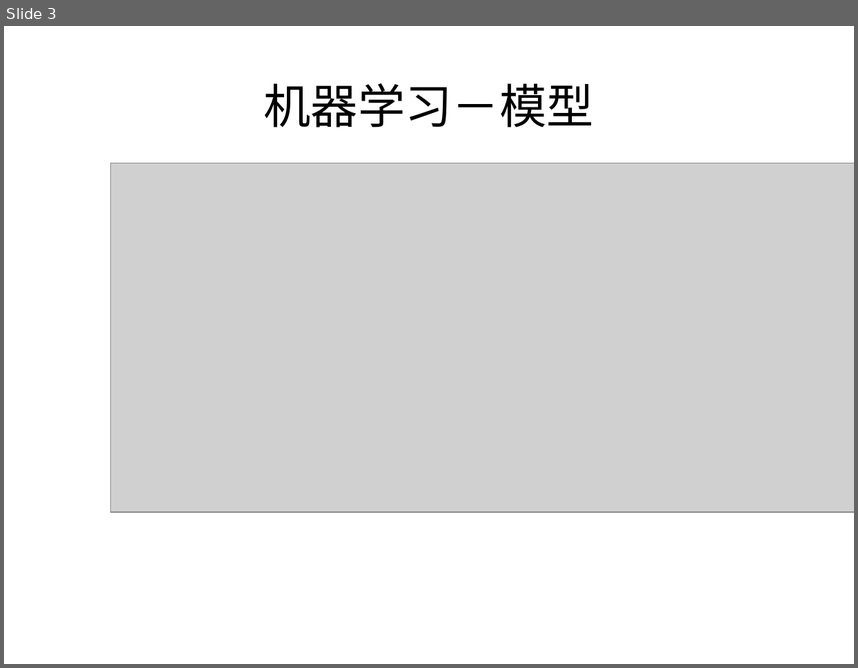
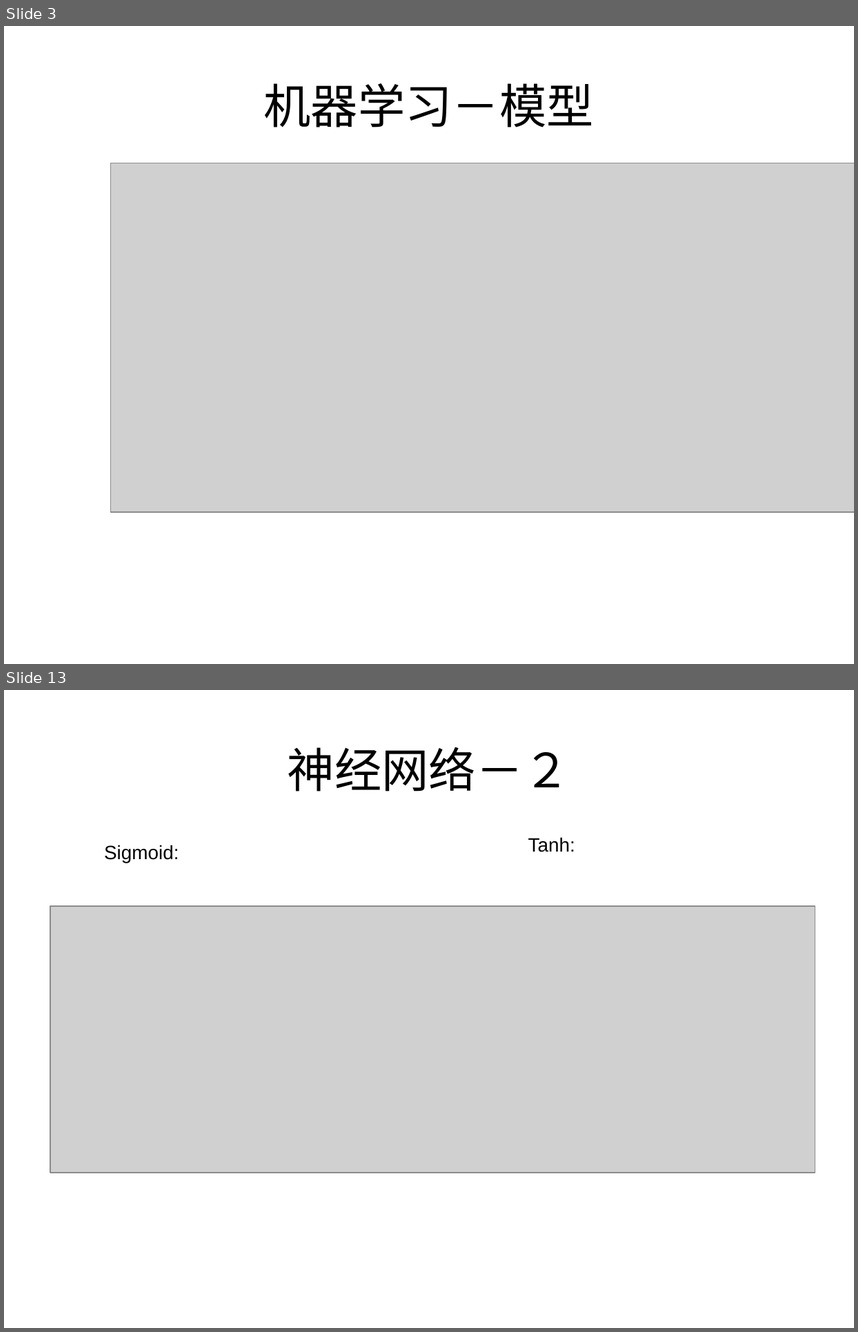
Before and after one commit to qqqil/tensorflow_test, a slide deck: docs/nn.pptx. Shown one above the other, each under a label of ours: slide 3 before the commit, slides 3 and 13 after it; the slides between them are not shown. The pictures are 858x668 and 858x1332 pixels, drawn with LibreOffice and Linux fonts; fonts in the diff are those of the drawing; grey boxes stand for pictures. Boxes give left, top, right and bottom in pixels: in the first picture for what was removed or moved away, otherwise in the second. Text is boxed around its words. In the diff, an @@ line names an element or a change of style, - is before the commit and + after.

```diff
--- a/docs/nn.pptx
+++ b/docs/nn.pptx
@@ slide 13 added at <box>4,690,854,1328</box>, background #FFFFFF @@
@@ text added at <box>288,747,570,791</box>, 44 pt, text #000000 @@
+神经网络－２
@@ text added at <box>104,845,179,862</box>, 18 pt, text #000000 @@
+Sigmoid:
@@ text added at <box>528,837,575,852</box>, 18 pt, text #000000 @@
+Tanh:
@@ picture added at <box>50,906,815,1172</box> @@
```
Also in this commit, not shown: 3 slides changed, 16 other slides added, 5 slides removed, 6 other files.
